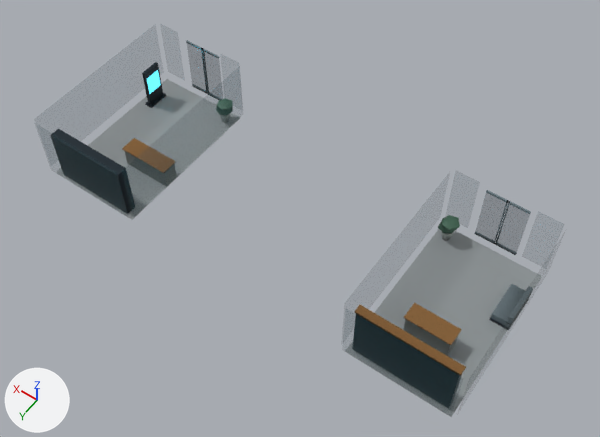
A saved change to the glTF model ui/3d/system-world/v3/lobby-integrations.lod2.glb.
Camera for both pictures: a 50 mm camera at (-13.5, 17.9, 29.9) aimed at (-0.9, 0.2, 2.0). Arrows for +X, +Y and +Z are at lower left; the lights stay in place. The older version comes first. Where no turn or scale is listed for an object, it has been applied to the vertices. Vertices at exactly the same position are counted once.
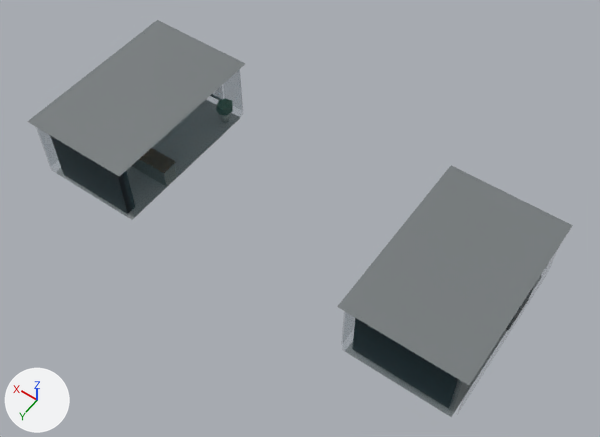
Where the newer file only moved an object's origin or applied its transform, the numbers keep the older frame.

Boxes [x1, y1, x2, y2] around the edits, measured in the pictures (600 x 437 px; the box of a moved part takes in the faces that stretch with it):
'Mesh_4', reshaped
    before: [50, 62, 542, 417]
    after: [27, 20, 573, 417]
part 1 of me_mesh_4, moved or reshaped
    before: [489, 300, 528, 331]
    after: [27, 20, 573, 385]

The change, as a diff of the scene's bpy script:
```diff
--- a/ui/3d/system-world/v3/lobby-integrations.lod2.glb.py
+++ b/ui/3d/system-world/v3/lobby-integrations.lod2.glb.py
@@ me_mesh_4 @@
 # used by ob_mesh_4; location = (-10.55, 4.05, 0.0)
-me_mesh_4.from_pydata(...)  # 218 vertices, 288 faces; spans x 0.0..21.1, y -8.1..0.0, z 0.9..4.3
+me_mesh_4.from_pydata(...)  # 226 vertices, 292 faces; spans x -0.1..21.2, y -8.2..0.1, z 0.9..4.3
+# me_mesh_4 part 1
+# 2 vertices are removed from x 0.1..1.0, y -4.7, z 1.0
+# 14 faces are deleted
+# 10 vertices are added at x -0.1..21.2, y -8.2..0.1, z 1.0..4.3
+# 4 new faces join them, mat_city_kerb
+# 7 new faces join them, mat_city_graphite
+# 7 new faces join them, mat_city_titanium
 me_mesh_4.materials.append(mat_city_kerb)
```
